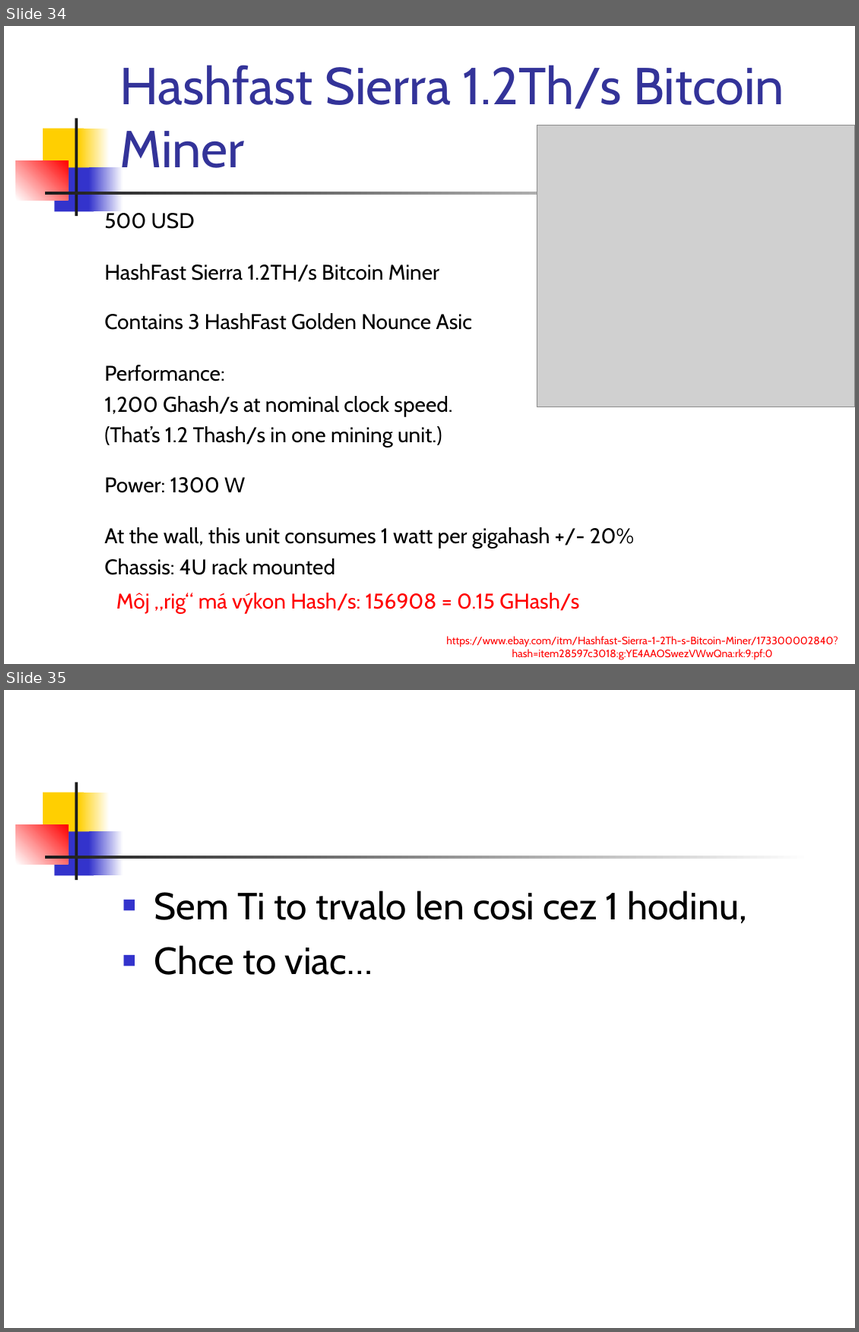
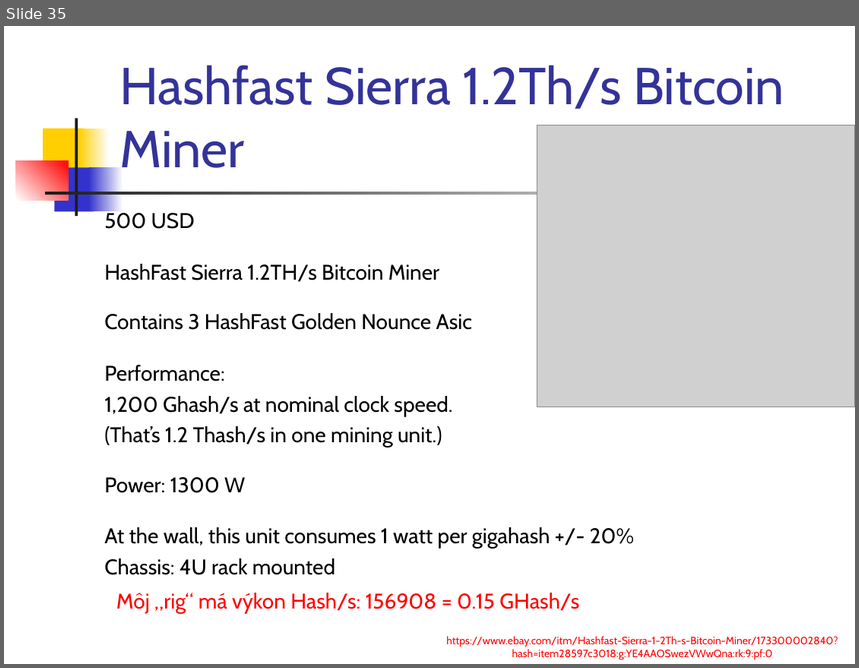
Before and after one commit to paradigmy/Prednasky, a slide deck: 05/go4.ppt. Shown one above the other, each under a label of ours: slides 34 and 35 before the commit, slide 35 after it. The pictures are 859x1332 and 859x668 pixels, drawn with LibreOffice and Linux fonts; fonts in the diff are those of the drawing; grey boxes stand for pictures. Boxes give left, top, right and bottom in pixels: in the first picture for what was removed or moved away, otherwise in the second. Text is boxed around its words. In the diff, an @@ line names an element or a change of style, - is before the commit and + after.

```diff
--- a/05/go4.ppt
+++ b/05/go4.ppt
@@ slide 35 removed at [4,690,855,1328], background #FFFFFF; not listed: 7 template elements that a slide beside it also shows @@
@@ text removed at [154,891,747,975] @@
-■ Sem Ti to trvalo len cosi cez 1 hodinu,
-■ Chce to viac…
@@ what was slide 34 is now slide 35 @@
```
Also in this commit, not shown: 5 slides changed, 1 slide added, 7 other files.
